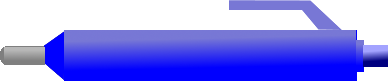
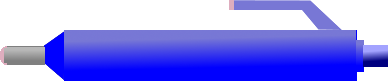
Layered file, before and after one edit (388x81). Changes by layer:
painted on "Вставленный слой" over [0, 0, 234, 65]
